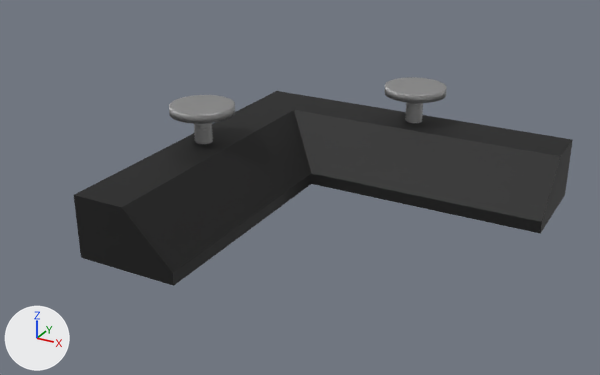
A saved change to the glTF model models/addOns/MagnetHalterL.gltf.
Camera for both pictures: a 50 mm camera at (3.17, -6.1, 3.06) aimed at (-0.05, -0.24, 0.14). Lighting does not change. The marker at lower left points along +X, +Y and +Z. The picture after the commit comes second. Where no turn or scale is listed for an object, it has been applied to the vertices. Vertices at exactly the same position are counted once.

Script lines for the objects in view, before the commit:
```python
mat_schwarz = principled_material('Schwarz')
mat_schwarz.base_color = (0.00493, 0.00493, 0.00493)  # black #0f0f0f
mat_schwarz.roughness = 0.673
me_cube_002 = bpy.data.meshes.new('Cube.002')
me_cube_002.from_pydata(...)  # 23578 vertices, 47080 faces; spans x -1.11..1.96, y -1.96..1.11, z 0.0..0.86
# faces by material slot: [124, 46956]
me_cube_002.materials.append(mat_schwarz)  # black #0f0f0f
me_cube_002.materials.append(mat_metal)  # grey #9e9e9e
ob_magnethalter_l = bpy.data.objects.new('Magnethalter L', me_cube_002)
ob_magnethalter_l.location = (0.0, 0.0, 0.0)
```
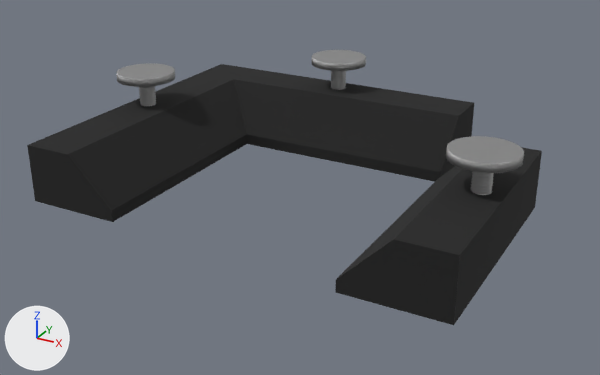
Changed parts and their boxes [x1, y1, x2, y2] in the pictures (600 x 375 px; the box of a moved part takes in the faces that stretch with it):
'Magnethalter L', surface changed, reshaped: before [74, 77, 573, 286]; after [27, 50, 542, 325]
part 1 of me_cube_002, moved or reshaped: before [74, 91, 573, 286]; after [27, 64, 474, 222]
part 2 of me_cube_002, moved or reshaped: before [194, 123, 213, 144]; after [139, 86, 156, 106]
part 3 of me_cube_002, moved or reshaped: before [169, 95, 235, 124]; after [116, 63, 175, 87]
part 4 of me_cube_002, moved or reshaped: before [405, 102, 423, 123]; after [331, 71, 346, 90]
part 5 of me_cube_002, moved or reshaped: before [385, 77, 447, 103]; after [312, 50, 366, 71]
part 6 of me_cube_002, added: after [471, 171, 494, 195]
part 7 of me_cube_002, added: after [446, 136, 524, 173]
part 8 of me_cube_002, added (black): after [335, 147, 542, 325]

The change in detail:
In material 'Schwarz' (mat_schwarz), roughness goes from 0.673 to 1.0.
me_cube_002 is used by ob_magnethalter_l; location (0.0, 0.0, 0.0).
me_cube_002 had 23578 vertices, 47080 faces and spanned x -1.11..1.96, y -1.96..1.11, z 0.0..0.86.
me_cube_002 now has 35409 vertices, 70702 faces and spans x -2.19..1.88, y -1.48..1.71, z 0.0..0.86.
me_cube_002 part 1: the loose piece of 64 vertices spanning x -1.03..1.96, y -1.96..1.03, z 0.0..0.53 is moved by (-1.08, 0.6, 0.0).
me_cube_002 part 2: the loose piece of 747 vertices spanning x -0.91..-0.75, y -0.64..-0.48, z 0.48..0.8 is moved by (-1.08, 0.6, 0.0).
me_cube_002 part 3: the loose piece of 11010 vertices spanning x -1.11..-0.56, y -0.83..-0.28, z 0.79..0.86 is moved by (-1.08, 0.6, 0.0).
me_cube_002 part 4: the loose piece of 747 vertices spanning x 0.48..0.64, y 0.75..0.92, z 0.48..0.8 is moved by (-1.08, 0.6, 0.0).
me_cube_002 part 5: the loose piece of 11010 vertices spanning x 0.28..0.84, y 0.56..1.11, z 0.79..0.86 is moved by (-1.08, 0.6, 0.0).
me_cube_002 part 6: the loose piece of 747 vertices spanning x 0.48..0.64, y 0.75..0.92, z 0.48..0.8 is copied, and the copy is moved by (1.04, -1.26, 0.0); it spans x 1.52..1.68, y -0.51..-0.35, z 0.48..0.8.
me_cube_002 part 7: a new loose piece of 11010 vertices spanning x 1.32..1.88, y -0.7..-0.15, z 0.79..0.86, in mat_metal (grey #9e9e9e).
me_cube_002 part 8: a new loose piece of 74 vertices spanning x 0.92..1.79, y -1.48..0.63, z 0.0..0.53, in mat_schwarz (black #1d1d1d).
